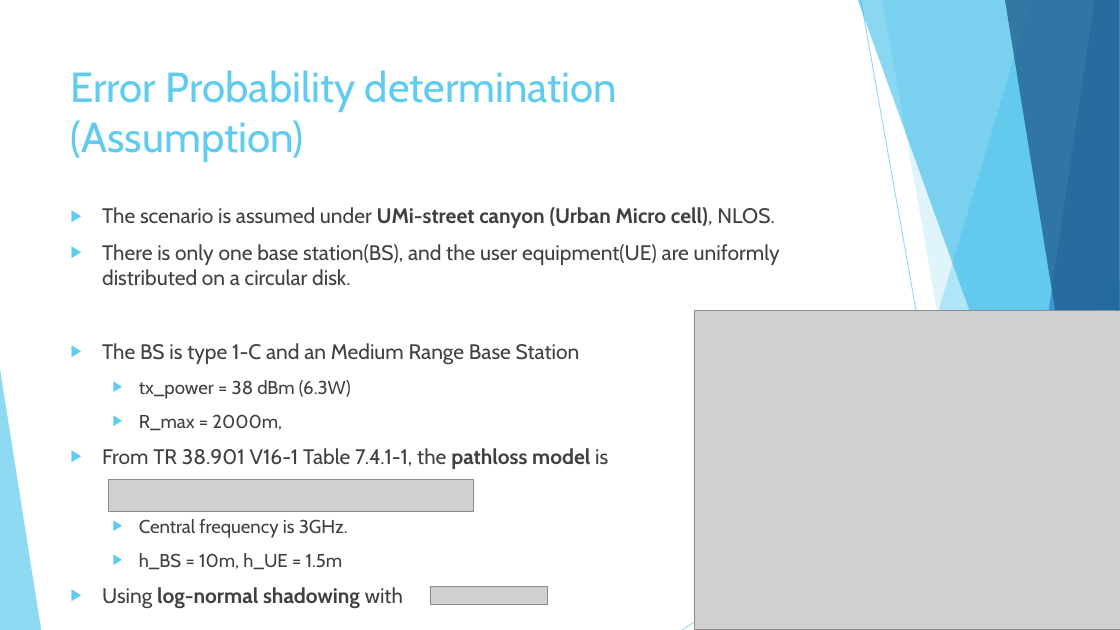
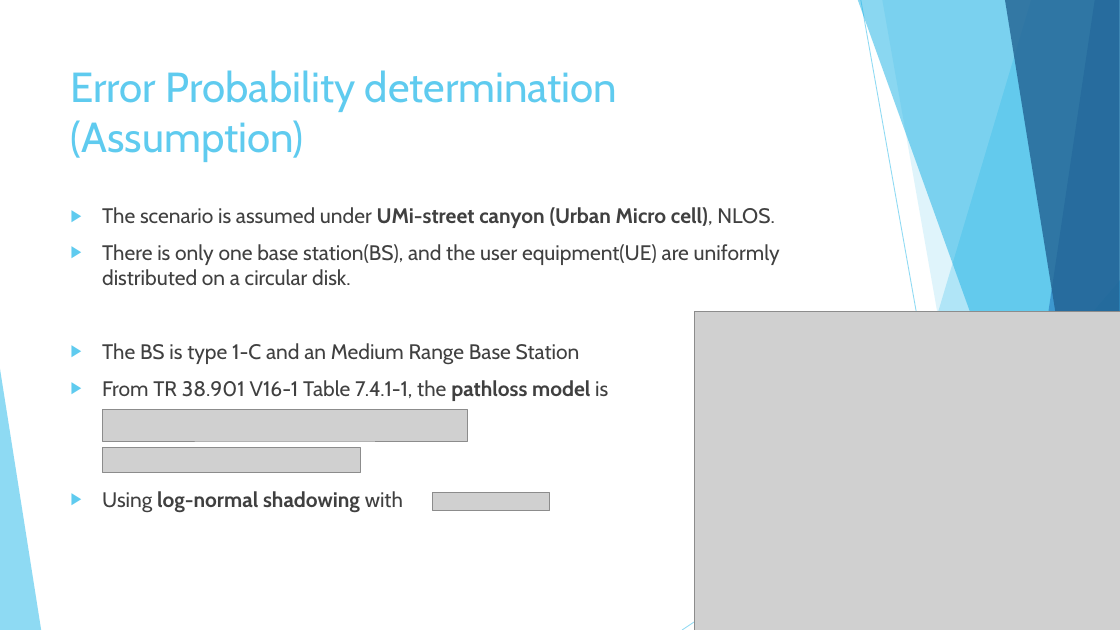
Before and after one commit to hungchun0201/Reliable_multicast_simulation, a slide deck: slide 7 of Final_project_reliable_multicast_retransmission_scheme.pptx (slide 9 before the commit). Drawn at 1120x630 pixels with LibreOffice and Linux fonts; fonts in the diff are those of the drawing; grey boxes stand for pictures. Boxes give left, top, right and bottom in pixels: in the first picture for what was removed or moved away, otherwise in the second. Text is boxed around its words. In the diff, an @@ line names an element or a change of style, - is before the commit and + after.

```diff
--- a/Final_project_reliable_multicast_retransmission_scheme.pptx
+++ b/Final_project_reliable_multicast_retransmission_scheme.pptx
@@ text at (x1=139, y1=380, x2=351, y2=431): paragraphs removed @@
-  ▶ tx_power = 38 dBm (6.3W)
-  ▶ R_max = 2000m,
@@ picture moved from (x1=108, y1=480, x2=473, y2=512) to (x1=103, y1=410, x2=467, y2=442) @@
@@ picture added at (x1=103, y1=448, x2=360, y2=473) @@
@@ picture moved from (x1=430, y1=586, x2=548, y2=604) to (x1=433, y1=492, x2=550, y2=510) @@
@@ text at (x1=139, y1=519, x2=348, y2=570): paragraphs removed @@
-  ▶ Central frequency is 3GHz.
-  ▶ h_BS = 10m, h_UE = 1.5m
```
Also in this commit, not shown: 5 other slides changed, 13 slides added, 3 slides removed, 10 other files.
